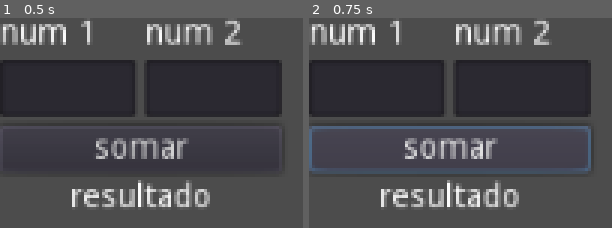
Above: before the commit, frames 1-2 (left to right).
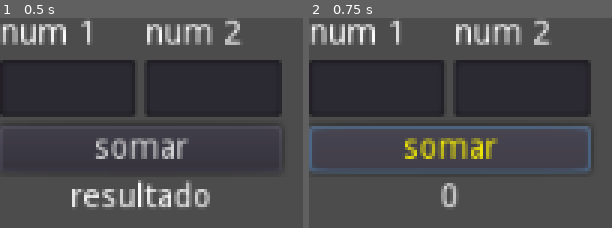
Above: after the commit, the same moments.

Repository: RenatoMontanher/ProjPedagDevGames
Game: Godot game, scene res://cenas/exercicio2.tscn
Two runs of this game, one before a commit and one after it. Both use one fixed random seed, a clock stepped at 60 frames per second and the inputs below. This scene is started directly instead of the project's main scene.
Inputs:
- Up to frame 1 (0.5 s): no input
- Up to frame 2 (0.75 s): click "somar" at 0.5 s

Frame 1 is identical in both runs. In frame 2, 4.8% of the frame differs, in the area x 23-70%, y 57-90%.

Commit message:
Resolução exercicio 2!!!

Diff:
--- a/cenas/exercicio2.tscn
+++ b/cenas/exercicio2.tscn
@@ -1,4 +1,6 @@
-[gd_scene format=2]
+[gd_scene load_steps=2 format=2]
+
+[ext_resource path="res://scripts/btnSomar.gd" type="Script" id=1]
 
 [node name="exercicio2" type="Node2D" index="0"]
 
@@ -70,7 +72,7 @@
 lines_skipped = 0
 max_lines_visible = -1
 
-[node name="LineEdit" type="LineEdit" parent="HBoxContainer/HBoxContainer/VBoxContainer" index="1"]
+[node name="LineEdit1" type="LineEdit" parent="HBoxContainer/HBoxContainer/VBoxContainer" index="1"]
 
 anchor_left = 0.0
 anchor_top = 0.0
@@ -129,7 +131,7 @@
 lines_skipped = 0
 max_lines_visible = -1
 
-[node name="LineEdit" type="LineEdit" parent="HBoxContainer/HBoxContainer/VBoxContainer2" index="1"]
+[node name="LineEdit2" type="LineEdit" parent="HBoxContainer/HBoxContainer/VBoxContainer2" index="1"]
 
 anchor_left = 0.0
 anchor_top = 0.0
@@ -152,7 +154,7 @@
 caret_blink_speed = 0.65
 caret_position = 0
 
-[node name="somar" type="Button" parent="HBoxContainer" index="1"]
+[node name="btnSomar" type="Button" parent="HBoxContainer" index="1"]
 
 anchor_left = 0.0
 anchor_top = 0.0
@@ -168,6 +170,8 @@
 mouse_default_cursor_shape = 0
 size_flags_horizontal = 1
 size_flags_vertical = 1
+custom_colors/font_color_hover = Color( 1, 0.960938, 0, 1 )
+custom_colors/font_color_pressed = Color( 1, 0, 0, 1 )
 toggle_mode = false
 enabled_focus_mode = 2
 shortcut = null
@@ -175,6 +179,8 @@
 text = "somar"
 flat = false
 align = 1
+script = ExtResource( 1 )
+_sections_unfolded = [ "custom_colors" ]
 
 [node name="labelResultado" type="Label" parent="HBoxContainer" index="2"]
 
@@ -197,3 +203,5 @@
 percent_visible = 1.0
 lines_skipped = 0
 max_lines_visible = -1
+
+[connection signal="pressed" from="HBoxContainer/btnSomar" to="HBoxContainer/btnSomar" method="_on_btnSomar_pressed"]
--- a/cenas/fase1.tscn
+++ b/cenas/fase1.tscn
@@ -1,7 +1,6 @@
 [gd_scene load_steps=2 format=2]
 
 [ext_resource path="res://scripts/Button.gd" type="Script" id=1]
-
 
 [node name="telaInicial" type="Node2D" index="0"]
 
--- /dev/null
+++ b/scripts/btnSomar.gd
@@ -0,0 +1,20 @@
+extends Button
+
+var lineEditN1
+var lineEditN2
+var labelResultado
+
+func _ready():
+	lineEditN1 = get_node("../HBoxContainer/VBoxContainer/LineEdit1")
+	lineEditN2 = get_node("../HBoxContainer/VBoxContainer2/LineEdit2")
+	labelResultado = get_node("../labelResultado")
+	print(_somar(3,3))
+	pass
+
+func _somar(num1,num2):
+	return num1+num2
+
+
+func _on_btnSomar_pressed():
+	labelResultado.text = str(_somar(int(lineEditN1.text),int(lineEditN2.text)))
+	pass # replace with function body
